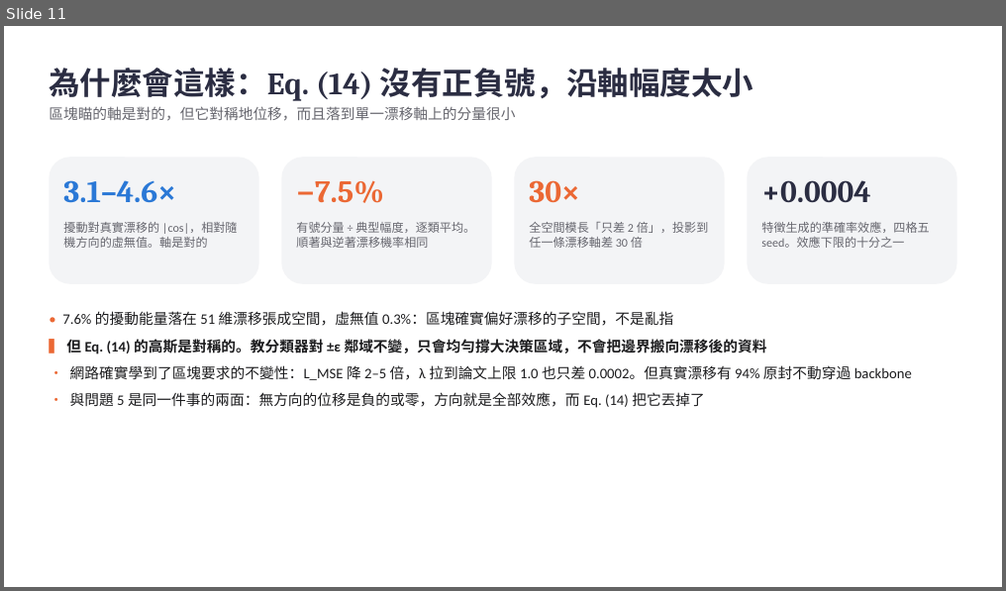
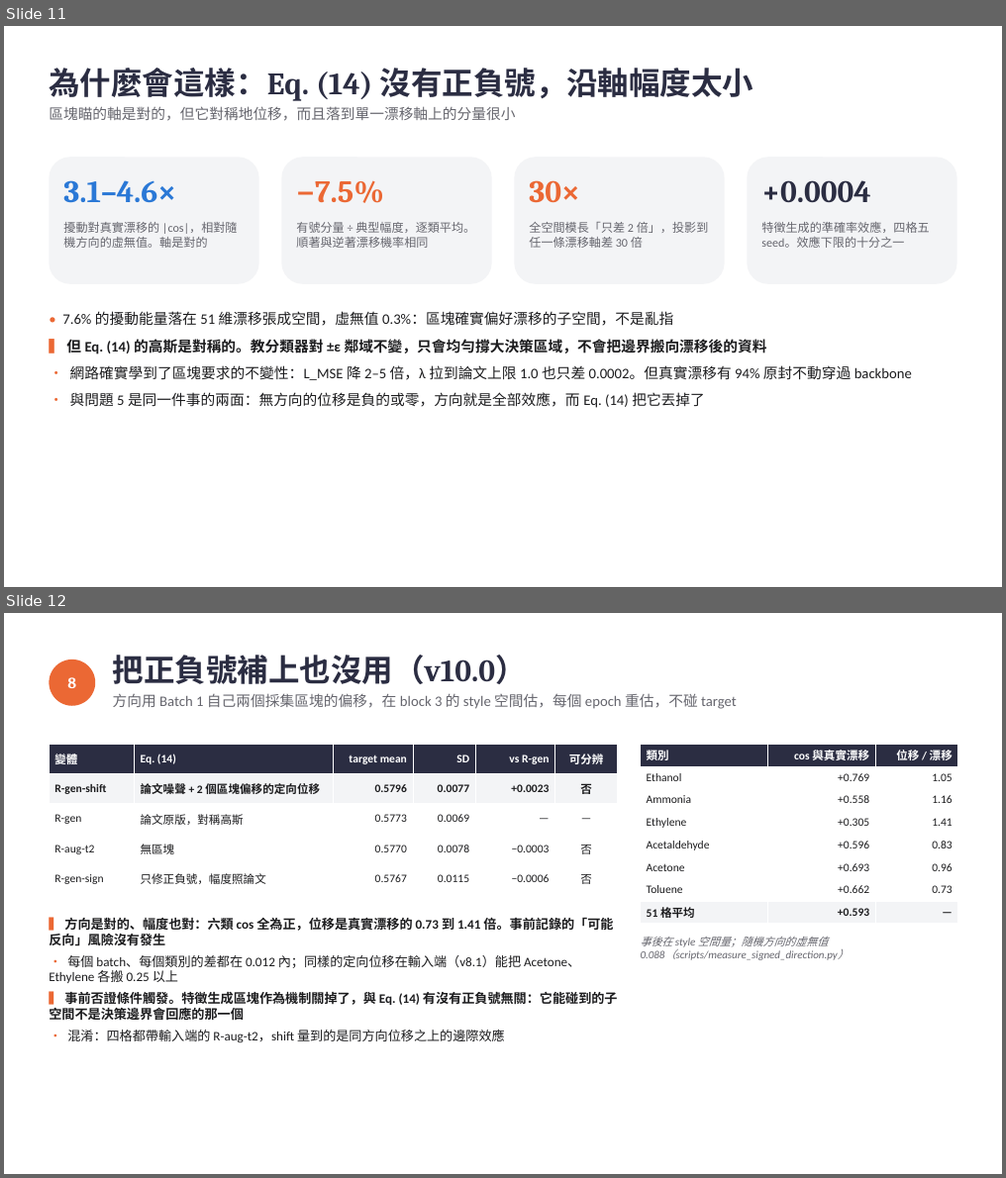
Before and after one commit to wintera1233/cdcnn, a slide deck: reports/cdcnn-implementation-issues.pptx. Shown one above the other, each under a label of ours: slide 11 before the commit, slides 11 and 12 after it. The pictures are 1006x591 and 1006x1178 pixels, drawn with LibreOffice and Linux fonts; fonts in the diff are those of the drawing. Boxes give left, top, right and bottom in pixels: in the first picture for what was removed or moved away, otherwise in the second. Text is boxed around its words. In the diff, an @@ line names an element or a change of style, - is before the commit and + after.

```diff
--- a/reports/cdcnn-implementation-issues.pptx
+++ b/reports/cdcnn-implementation-issues.pptx
@@ slide 12 added at <box>4,613,1002,1174</box>, background #FFFFFF @@
@@ ellipse added at <box>49,660,95,706</box>, fill #EB6834, 15 pt, text #FFFFFF, bold @@
+8
@@ text added at <box>113,655,737,709</box>, 14 pt, text #66666E @@
+把正負號補上也沒用（v10.0）
+方向用 Batch 1 自己兩個採集區塊的偏移，在 block 3 的 style 空間估，每個 epoch 重估，不碰 target
@@ table added at <box>49,744,618,894</box>, 5 rows, 6 columns @@
+變體 | Eq. (14) | target mean | SD | vs R-gen | 可分辨
+R-gen-shift | 論文噪聲 + 2 個區塊偏移的定向位移 | 0.5796 | 0.0077 | +0.0023 | 否
+R-gen | 論文原版，對稱高斯 | 0.5773 | 0.0069 | — | —
+R-aug-t2 | 無區塊 | 0.5770 | 0.0078 | −0.0003 | 否
+R-gen-sign | 只修正負號，幅度照論文 | 0.5767 | 0.0115 | −0.0006 | 否
@@ table added at <box>641,744,958,924</box>, 8 rows, 3 columns @@
+類別 | cos 與真實漂移 | 位移 / 漂移
+Ethanol | +0.769 | 1.05
+Ammonia | +0.558 | 1.16
+Ethylene | +0.305 | 1.41
+Acetaldehyde | +0.596 | 0.83
+Acetone | +0.693 | 0.96
+Toluene | +0.662 | 0.73
+51 格平均 | +0.593 | —
@@ text added at <box>49,915,618,1044</box>, 12.5 pt, text #1C1C1E, bold @@
+▍ 方向是對的、幅度也對：六類 cos 全為正，位移是真實漂移的 0.73 到 1.41 倍。事前記錄的「可能反向」風險沒有發生
+• 每個 batch、每個類別的差都在 0.012 內；同樣的定向位移在輸入端（v8.1）能把 Acetone、Ethylene 各搬 0.25 以上
+▍ 事前否證條件觸發。特徵生成區塊作為機制關掉了，與 Eq. (14) 有沒有正負號無關：它能碰到的子空間不是決策邊界會回應的那一個
+• 混淆：四格都帶輸入端的 R-aug-t2，shift 量到的是同方向位移之上的邊際效應
@@ text added at <box>641,937,838,960</box>, 10.5 pt, text #66666E, italic @@
+事後在 style 空間量；隨機方向的虛無值 0.088（scripts/measure_signed_direction.py）
```
Also in this commit, not shown: 3 slides changed, 1 other slide added, 3 other files.
